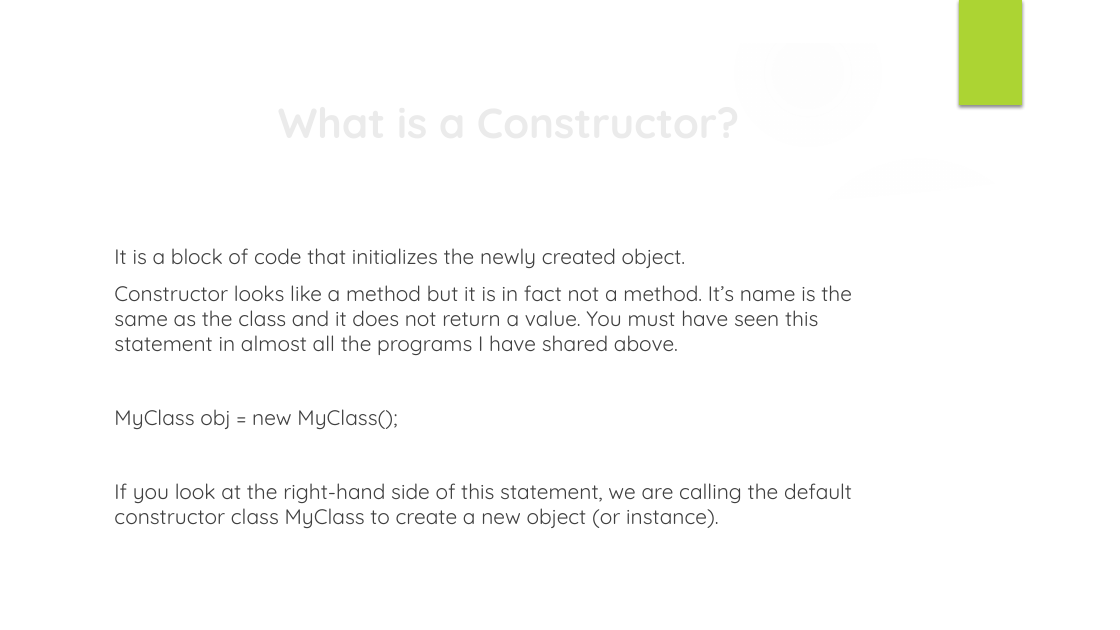
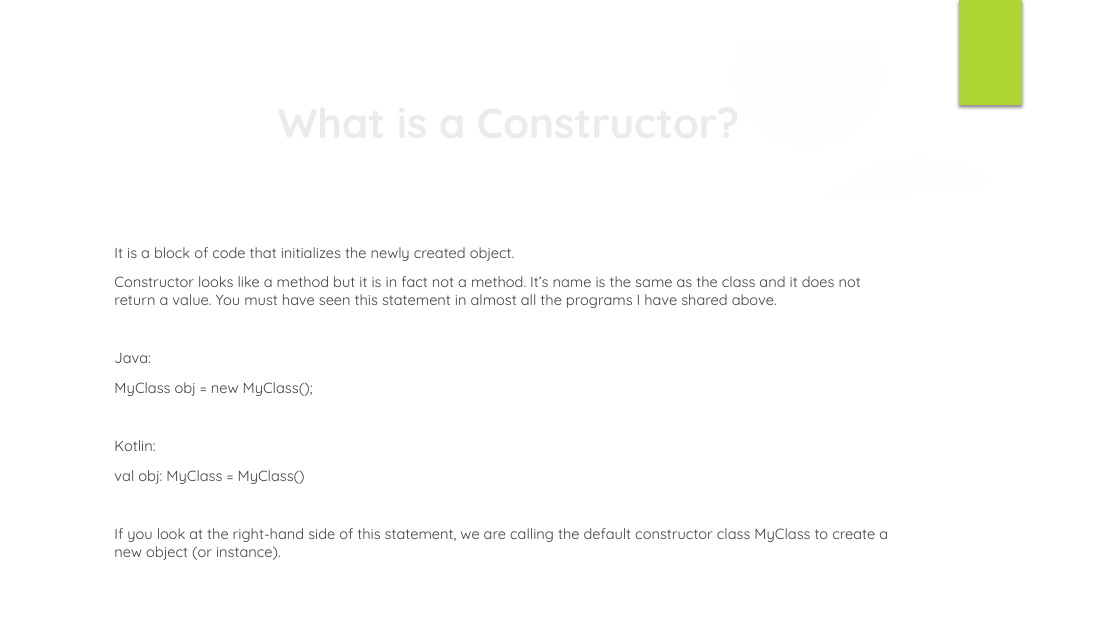
Before and after one commit to Brownlyn-Codelabs/ug-short-course, a slide deck: slide 15 of ANDROID SHORT COURSE/UG Short Course Mobile Development.pptx. Drawn at 1120x630 pixels with LibreOffice and Linux fonts; fonts in the diff are those of the drawing; background and template pictures are left out. Boxes give left, top, right and bottom in pixels: in the first picture for what was removed or moved away, otherwise in the second. Text is boxed around its words. In the diff, an @@ line names an element or a change of style, - is before the commit and + after.

```diff
--- a/ANDROID SHORT COURSE/UG Short Course Mobile Development.pptx
+++ b/ANDROID SHORT COURSE/UG Short Course Mobile Development.pptx
@@ text at (114, 247, 888, 560): size 18 to 12.6 pt @@
@@ text at (114, 353, 150, 363): paragraph added @@
+Java:
@@ text at (114, 440, 305, 484): paragraphs added @@
+Kotlin:
+val obj: MyClass = MyClass()
```
Also in this commit, not shown: 9 other files.
